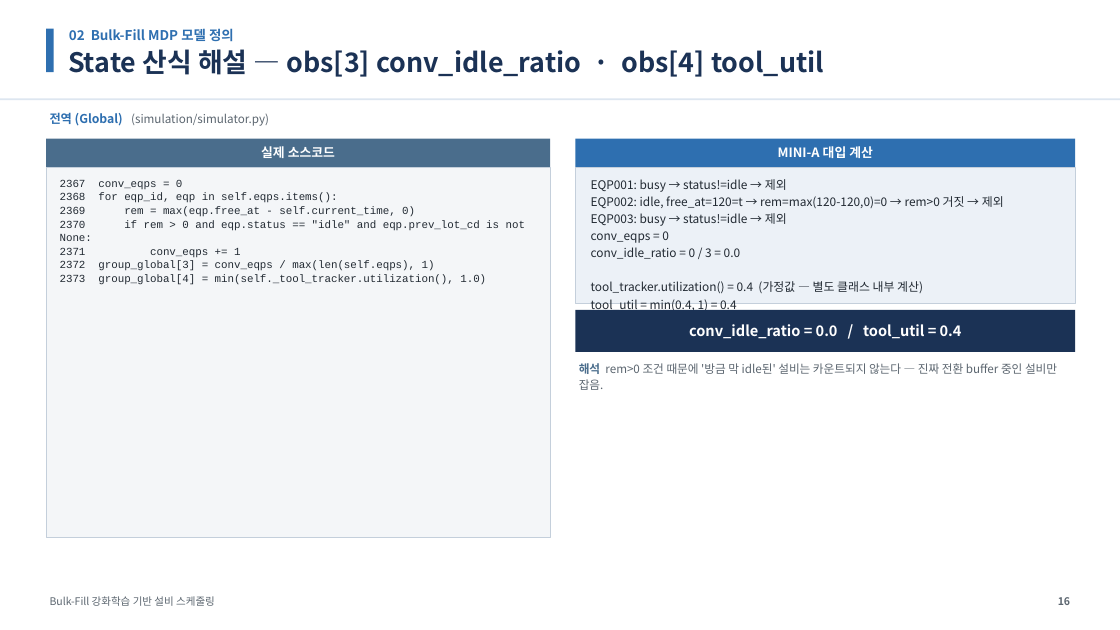
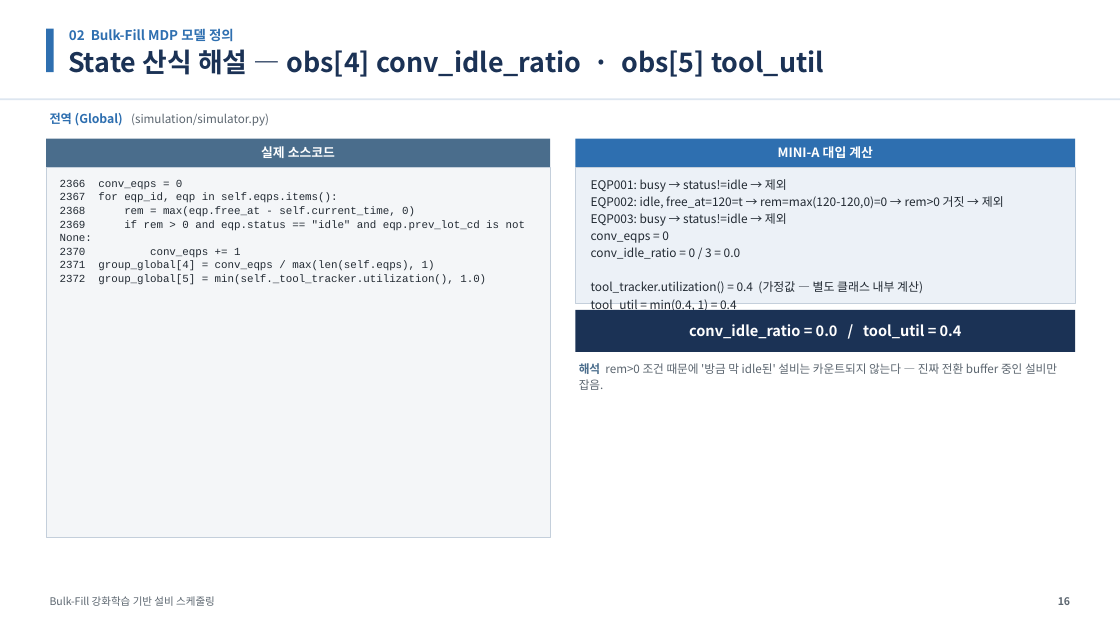
Before and after one commit to relighting123/pjt_scheduling, a slide deck: slide 16 of docs/BulkFill_스케줄링_발표자료.pptx. Drawn at 1120x630 pixels with LibreOffice and Linux fonts; fonts in the diff are those of the drawing. Boxes give left, top, right and bottom in pixels: in the first picture for what was removed or moved away, otherwise in the second. Text is boxed around its words. In the diff, an @@ line names an element or a change of style, - is before the commit and + after.

```diff
--- a/docs/BulkFill_스케줄링_발표자료.pptx
+++ b/docs/BulkFill_스케줄링_발표자료.pptx
@@ text at box(68, 49, 824, 77): text changed @@
-State 산식 해설 — obs[3] conv_idle_ratio · obs[4] tool_util
+State 산식 해설 — obs[4] conv_idle_ratio · obs[5] tool_util
@@ text at box(60, 179, 525, 285): text changed @@
-2367 conv_eqps = 0
-2368 for eqp_id, eqp in self.eqps.items():
-2369 rem = max(eqp.free_at - self.current_time, 0)
-2370 if rem > 0 and eqp.status == "idle" and eqp.prev_lot_cd is not None:
-2371 conv_eqps += 1
-2372 group_global[3] = conv_eqps / max(len(self.eqps), 1)
-2373 group_global[4] = min(self._tool_tracker.utilization(), 1.0)
+2366 conv_eqps = 0
+2367 for eqp_id, eqp in self.eqps.items():
+2368 rem = max(eqp.free_at - self.current_time, 0)
+2369 if rem > 0 and eqp.status == "idle" and eqp.prev_lot_cd is not None:
+2370 conv_eqps += 1
+2371 group_global[4] = conv_eqps / max(len(self.eqps), 1)
+2372 group_global[5] = min(self._tool_tracker.utilization(), 1.0)
```
Also in this commit, not shown: 42 other slides changed, 1 slide added, 4 other files.
